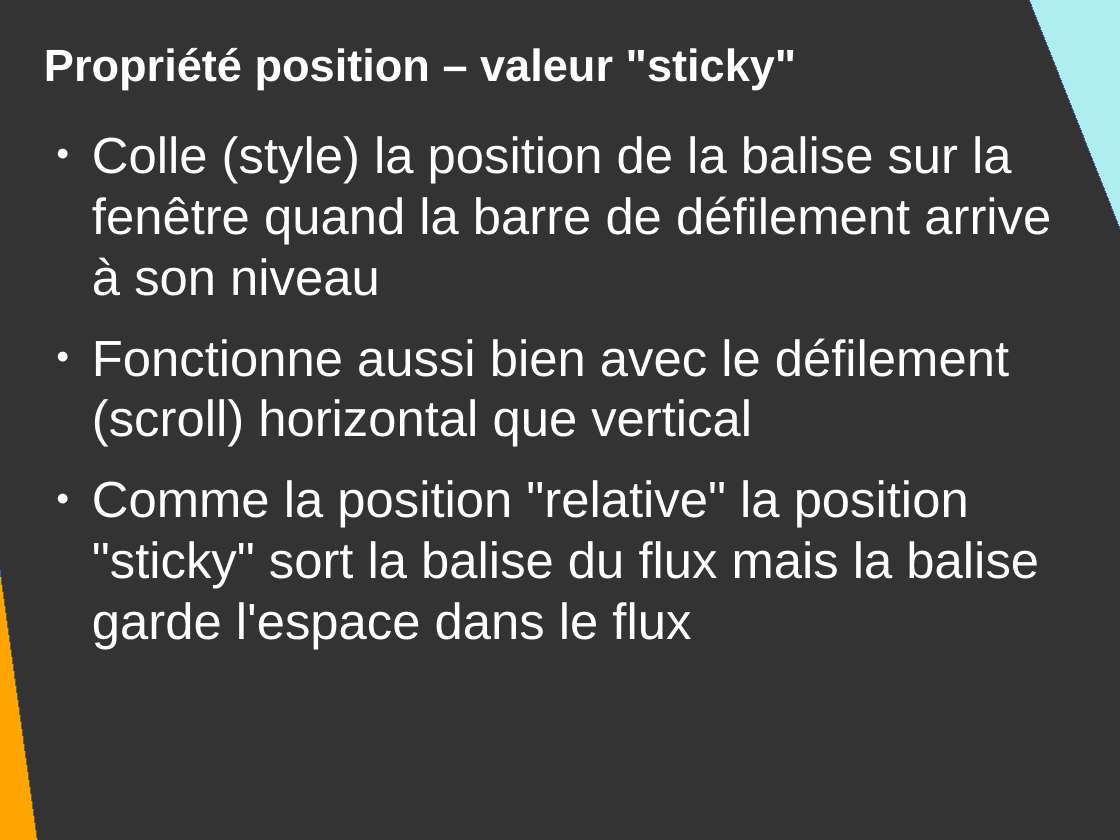
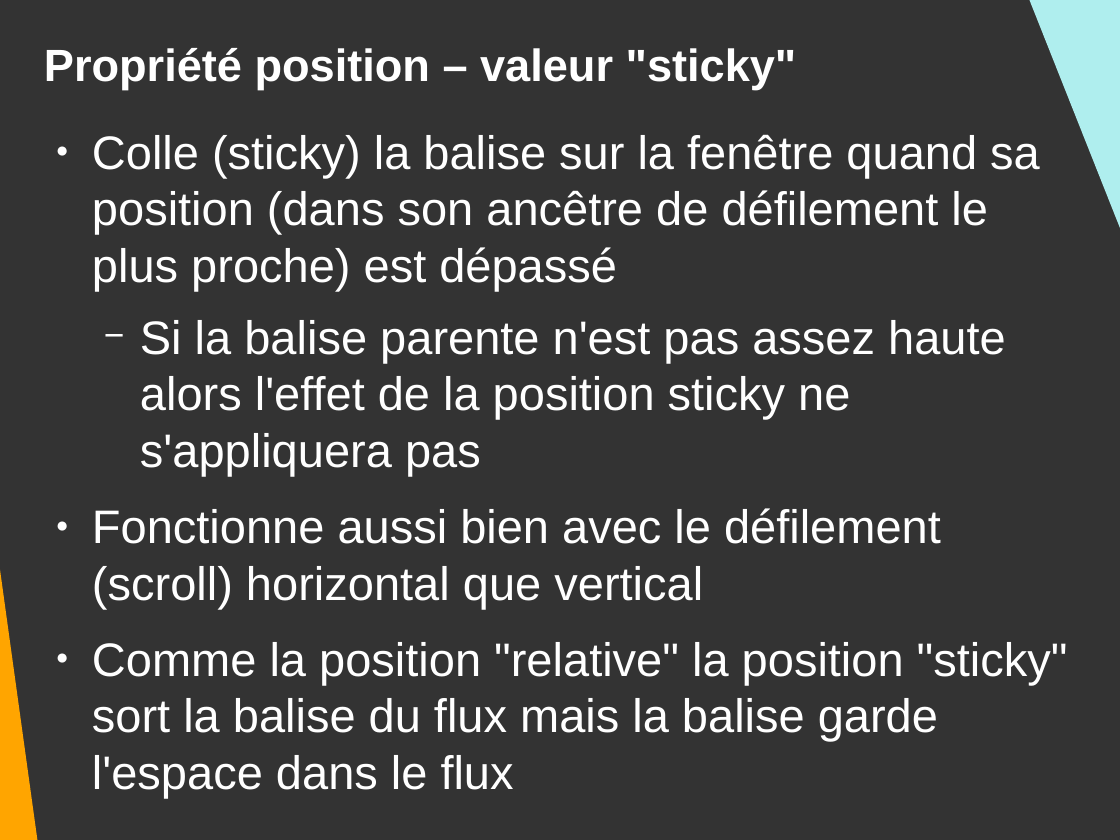
Before and after one commit to DanYellow/presentations, a slide deck: slide 80 of mmi/html/travaux-pratiques/numero-2/presentation.odp. Drawn at 1120x840 pixels with LibreOffice and Linux fonts; fonts in the diff are those of the drawing. Boxes give left, top, right and bottom in pixels: in the first picture for what was removed or moved away, otherwise in the second. Text is boxed around its words. In the diff, an @@ line names an element or a change of style, - is before the commit and + after.

```diff
--- a/mmi/html/travaux-pratiques/numero-2/presentation.odp
+++ b/mmi/html/travaux-pratiques/numero-2/presentation.odp
@@ right triangle at (1016, 0, 1120, 401): outline #3465A4 0 pt to none @@
@@ right triangle at (0, 130, 41, 840): outline #3465A4 0 pt to none @@
@@ text at (92, 134, 1040, 476): text changed; size 36 to 33.3 pt @@
-● Colle (style) la position de la balise sur la fenêtre quand la barre de défilement arrive à son niveau
+● Colle (sticky) la balise sur la fenêtre quand sa position (dans son ancêtre de défilement le plus proche) est dépassé
+  − Si la balise parente n'est pas assez haute alors l'effet de la position sticky ne s'appliquera pas
@@ text at (92, 508, 1068, 798): size 36 to 33.3 pt in "Fonctionne aussi bien avec le défilement (scroll) ...", "Comme la position "relative" la position "sticky" ..." @@
```
Also in this commit, not shown: 5 other slides changed, 22 other files.
